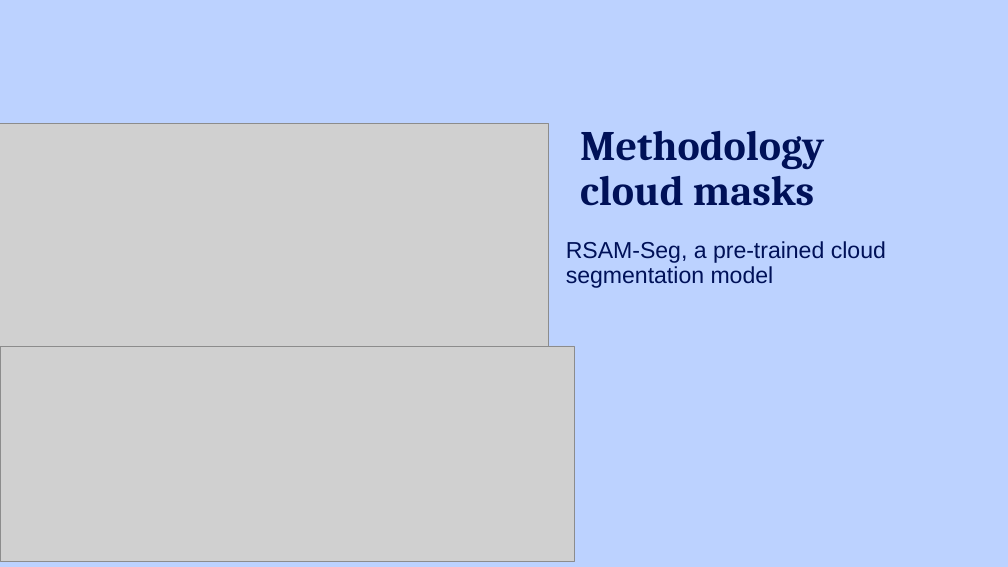
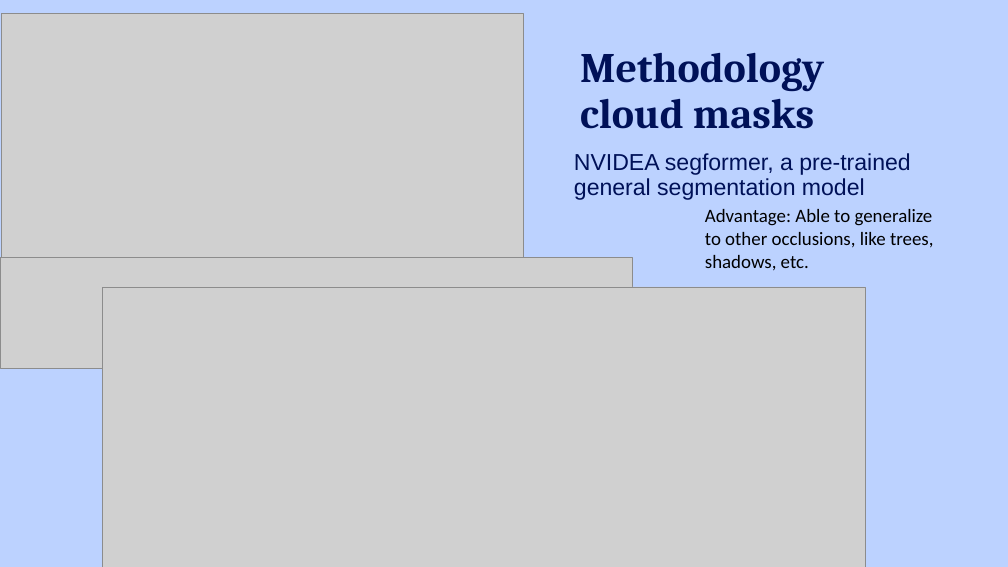
Before and after one commit to Plantius/UC-Final, a slide deck: slide 6 of presentation.pptx. Drawn at 1008x567 pixels with LibreOffice and Linux fonts; fonts in the diff are those of the drawing; grey boxes stand for pictures. Boxes give left, top, right and bottom in pixels: in the first picture for what was removed or moved away, otherwise in the second. Text is boxed around its words. In the diff, an @@ line names an element or a change of style, - is before the commit and + after.

Commit message:
presentatie en cloud mask model

```diff
--- a/presentation.pptx
+++ b/presentation.pptx
@@ picture added at <box>2,14,523,266</box> @@
@@ title "Methodology cloud masks": place and size @@
-title "Methodology cloud masks" at <box>580,131,824,206</box>
+title "Methodology cloud masks" at <box>580,53,824,129</box>
@@ picture removed at <box>0,123,548,346</box> @@
@@ subtitle at <box>574,153,910,200</box>: text changed @@
-RSAM-Seg, a pre-trained cloud segmentation model
+NVIDEA segformer, a pre-trained general segmentation model
@@ text added at <box>705,209,934,271</box>, 18 pt, text #000000 @@
+Advantage: Able to generalize to other occlusions, like trees, shadows, etc.
@@ picture added at <box>0,258,633,369</box> @@
@@ picture added at <box>102,287,865,567</box> @@
@@ picture removed at <box>0,346,574,562</box> @@
```
Also in this commit, not shown: 2 other slides changed, 5 other files.
